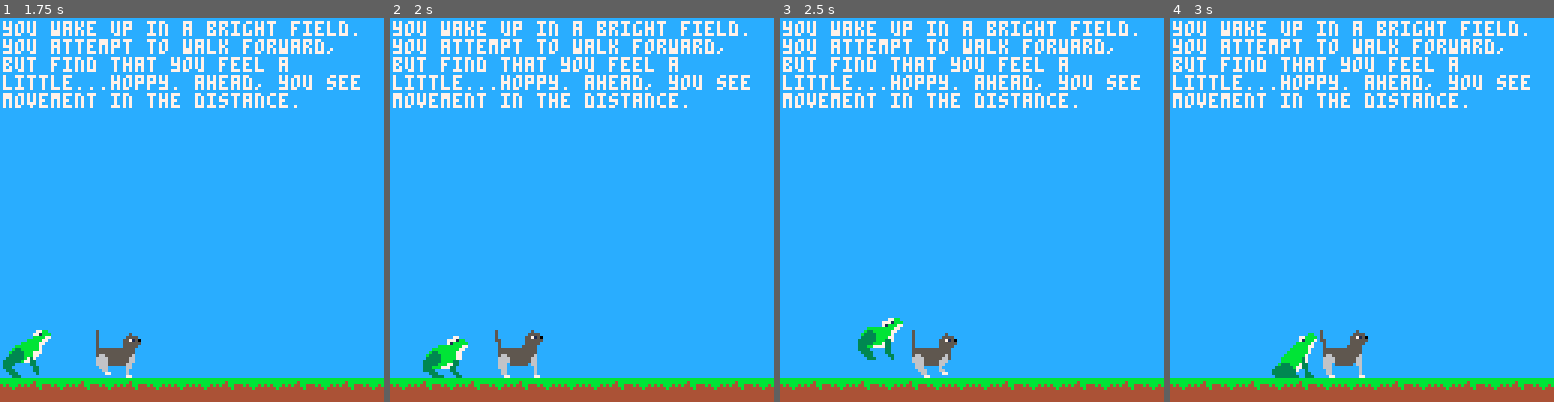
Above: before the commit, frames 1-4 (left to right).
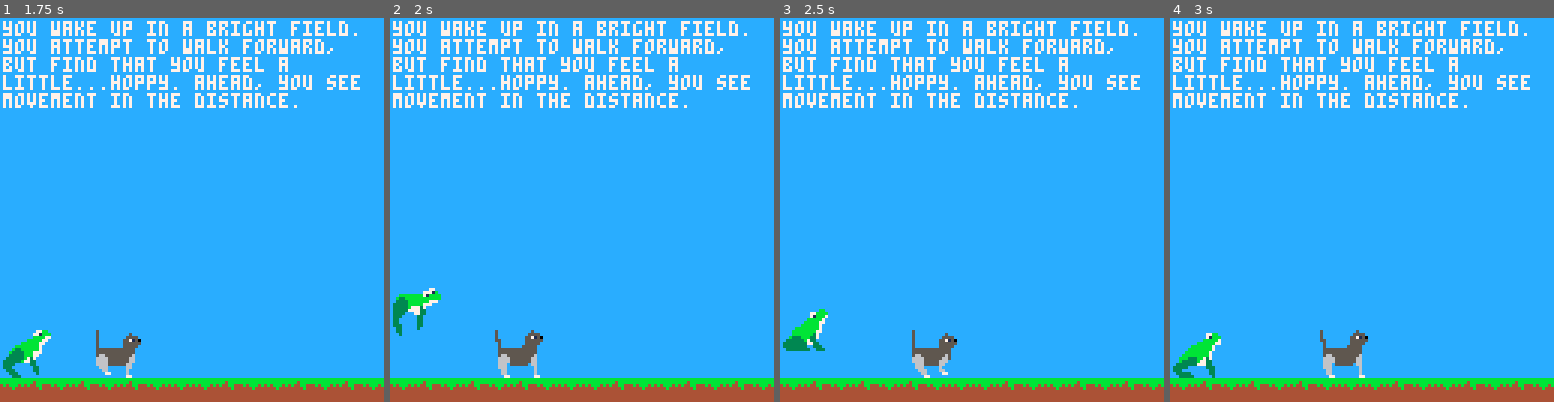
Above: after the commit, the same moments.

Repository: cincodenada/frogsvscats
Game: PICO-8 cartridge frogsvscats.p8
Two runs of this game, one before a commit and one after it. Both use one fixed random seed, a clock stepped at 60 frames per second and the inputs below.
Inputs:
- Up to frame 1 (1.75 s): tap O (Z key) at 0.7, 1.7 s; hold Right from 1.6 s (still down)
- Up to frame 2 (2 s): keep holding Right
- Up to frame 3 (2.5 s): release Right at 2.1 s; tap O (Z key) at 2.1 s; hold Up 2.15-2.42 s; hold Right from 2.47 s (still down)
- Up to frame 4 (3 s): keep holding Right; tap O (Z key) at 2.5, 2.9 s

Frame 1 is identical in both runs. In frame 2, 1.5% of the frame differs, in the area x 0-21%, y 70-94%; in frame 3, 1.4%; in frame 4, 1.5%.

Commit message:
Add super jump

Diff:
--- a/frogsvscats.p8
+++ b/frogsvscats.p8
@@ -198,8 +198,8 @@
 end
 function sprite:flag(n)
 	-- for now only support top row
-	local sprite_num = flr(n/8)
-	return fget(self:cur_sprite() + sprite_num, n%8)
+	local subidx = flr(n/8)
+	return fget(self:cur_sprite() + subidx, n%8)
 end
 
 entity = class()
@@ -214,6 +214,7 @@
 		looping = false,
 		frame = 0,
 	}
+	self.frame_slow = {}
 	self.slow = 1
 end
 function entity:draw()
@@ -250,19 +251,32 @@
 end
 function entity:update_anim()
 	if(self.anim_state.active) then
-		-- flag 8 is 2-frame sprites
-		if(self.sprite:flag(8)) then
-			self.sprite:move_frame(self:fpf()/2/self.slow)
-		else
-			self.sprite:move_frame(self:fpf()/self.slow)
-		end
+		self.sprite:move_frame(self:fpf()/self.slow)
 
 		if(not self.anim_state.looping and self.sprite:entered(0)) then
 			self.anim_state.active = false
-		end
+			-- frame slows on one-shots expire
+			self.frame_slow = {}
+		end
+	end
+end
+function entity:set_frame_slow(first, last, slow)
+	for n=first,last do
+		self.frame_slow[n] = slow
 	end
 end
 function entity:fpf()
+	-- flag 8 is 2-frame sprites
+	local frame_slow = 1
+	if(self.frame_slow[self.sprite:frame()]) then
+		frame_slow = self.frame_slow[self.sprite:frame()]
+	elseif(self.sprite:flag(8)) then
+		frame_slow = 2
+	end
+
+	return self:base_fpf()/frame_slow
+end
+function entity:base_fpf()
 	if(self.cur_move) then
 		return abs(self.cur_move.vx)
 	else
@@ -313,11 +327,13 @@
 			--self.y=cblock.y*8+8+self.h
 		end
 
-		--printh("cb:"..cblock.y.."/"..(cblock.y*8).." sy:"..self.y.." bb.s:"..bb.s,"log")
-		if(self:contains_x(cblock.x*8)) then
-			self.x=cblock.x*8-self.w-1
-		elseif(self:contains_x(cblock.x*8+7)) then
-			self.x=cblock.x*8+8
+		if(self.cur_move and (not self.cur_move.vx == 0)) then
+			--printh("cb:"..cblock.y.."/"..(cblock.y*8).." sy:"..self.y.." bb.s:"..bb.s,"log")
+			if(self:contains_x(cblock.x*8)) then
+				self.x=cblock.x*8-self.w-1
+			elseif(self:contains_x(cblock.x*8+7)) then
+				self.x=cblock.x*8+8
+			end
 		end
 	end
 
@@ -383,7 +399,7 @@
 		sprite(2, 2, {0,2,4,6,8,10,12,14,32,34,36,38,40,42,44})
 	)
 end
-function frog:fpf() return 1 end
+function frog:base_fpf() return 1 end
 function frog:jump(dir)
 	if(self:is_floating()) return
 	if(self.jumping and not self.leaping) then
@@ -406,28 +422,39 @@
 		if(self.sprite:entered(5)) then
 			-- start movement
 			if(self.leaping) then
-				self:replace_move(16,8,1.5,-1)
+				if(self.leaping_up) then
+					self:set_frame_slow(5,8,4)
+					self:replace_move(0,24,0,-2)
+				else
+					self:replace_move(16,8,1.5,-1)
+				end
 			else
 				self:replace_move(16,0,1.5,0)
 			end
 		end
 
-		if(self.sprite:entered(13) and self.next_jump) then
-			self.sprite.cur_frame = 4
-			self.next_jump = false
-			self.leaping = false
+		if(self.sprite:entered(13) and self.next_jump and not self:is_floating()) then
+			self:reset_jump()
+			self.sprite:set_frame(4)
+			-- un-reset this one, we're still jumping
+			self.jumping = true
 			sfx(0)
 		elseif(self.sprite:entered(0)) then
-			self.jumping = false
-			self.next_jump = false
-			self.leaping = false
+			self:reset_jump()
 		end
 	end
 end
 function frog:leap(up)
 	if(self:is_floating()) return
 	self.leaping = true
+	if(up) self.leaping_up = true
 	self:jump()
+end
+function frog:reset_jump()
+	self.jumping = false
+	self.next_jump = false
+	self.leaping = false
+	self.leaping_up = false
 end
 
 player = class(frog)
@@ -438,6 +465,7 @@
 	if(btnp(0)) self:jump(-1)
 	if(btnp(1)) self:jump(1)
 	if(btnp(2)) self:leap()
+	if(btnp(4)) self:leap(true)
 
 	getmetatable(player).update(self)
 	self:update_jump()
@@ -728,7 +756,7 @@
 
 
 __gff__
-00000000000000000000000000000000000000001000100010002001310111010000000000000000000000000000000000011000f000f000f0000000f000f00000000000000000000000000000000000100020002000100010000000000000000000000000000000000000000000000000000000000000000000000000000000
+00000000000000000000000100010001000000001000100010002001310111010001000000000000000000000000000000011000f000f000f0000000f000f00000000000000000000000000000000000100020002000100010000000000000000000000000000000000000000000000000000000000000000000000000000000
 0101010000000000000000000000080800000000000000000000000000000808000000000000000000000000000008080000000000000000000000000000000000000000000000000000000000000000000000000000000000000000000000000000000000000000000000000000000000000000000000000000000000000000
 __map__
 0000000000000000000000000000000000000000000000000000000000000000000000000000000000000000000000000000000000000000000000000000000000000000000000000000000000000000000000000000000000000000000000000000000000000000000000000000000000000000000000000000000000000000
